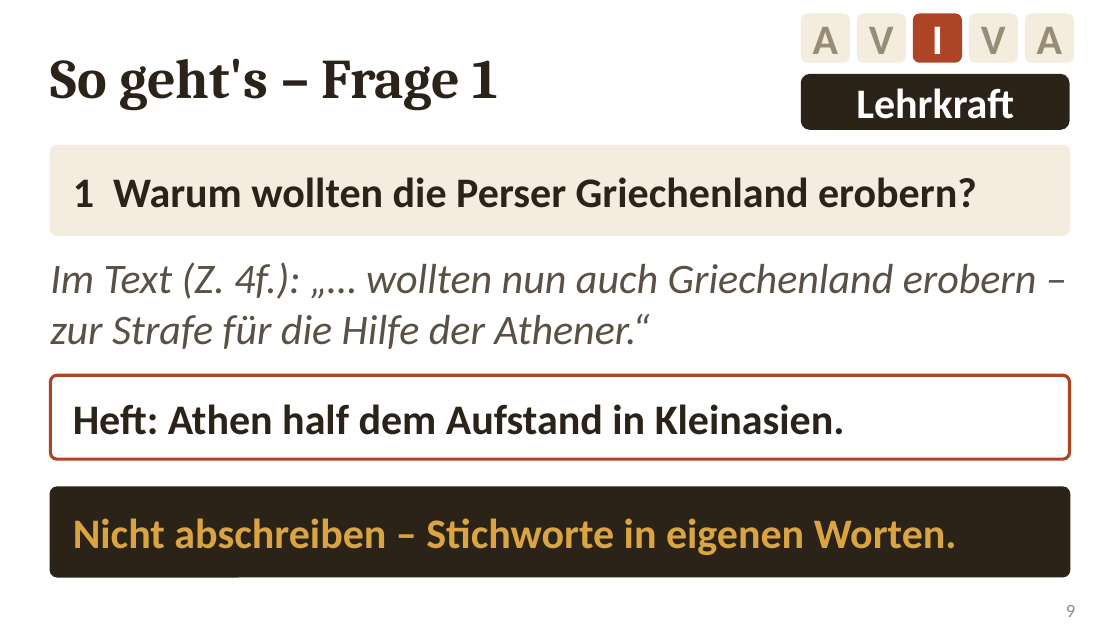
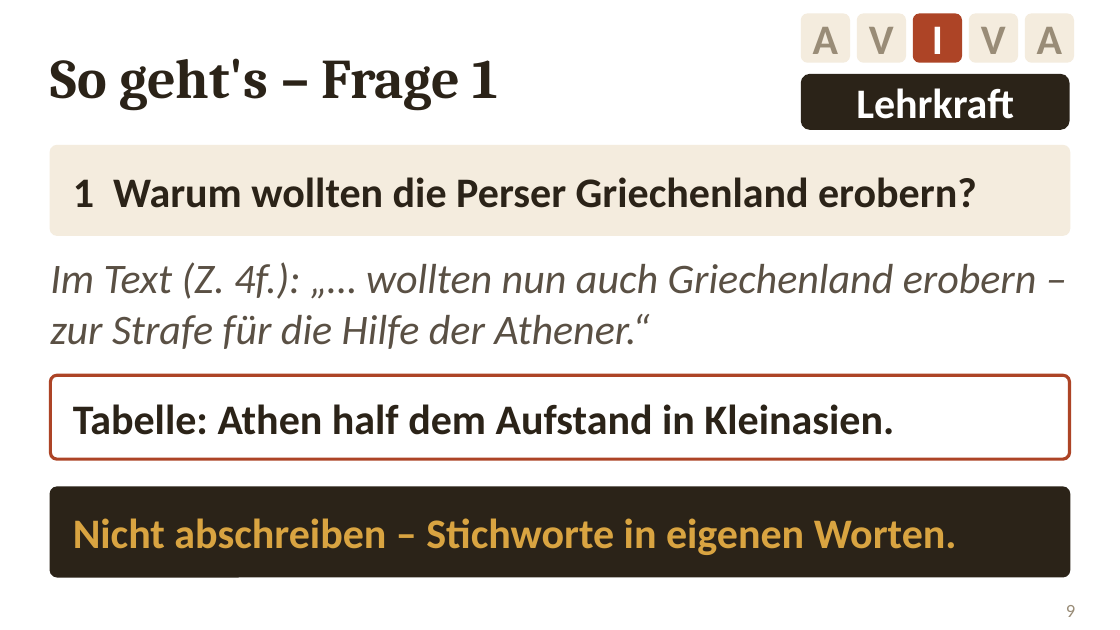
Before and after one commit to golzkonstantin-gif/Schule, a slide deck: slide 9 of Geschichte_11/Stunde_Perikles/Folien_Perikles.pptx. Drawn at 1120x630 pixels with LibreOffice and Linux fonts; fonts in the diff are those of the drawing. Boxes give left, top, right and bottom in pixels: in the first picture for what was removed or moved away, otherwise in the second. Text is boxed around its words. In the diff, an @@ line names an element or a change of style, - is before the commit and + after.

```diff
--- a/Geschichte_11/Stunde_Perikles/Folien_Perikles.pptx
+++ b/Geschichte_11/Stunde_Perikles/Folien_Perikles.pptx
@@ text at bbox=[73, 404, 894, 435]: text changed @@
-Heft: Athen half dem Aufstand in Kleinasien.
+Tabelle: Athen half dem Aufstand in Kleinasien.
```
Also in this commit, not shown: 1 other slide changed, 22 other files.
